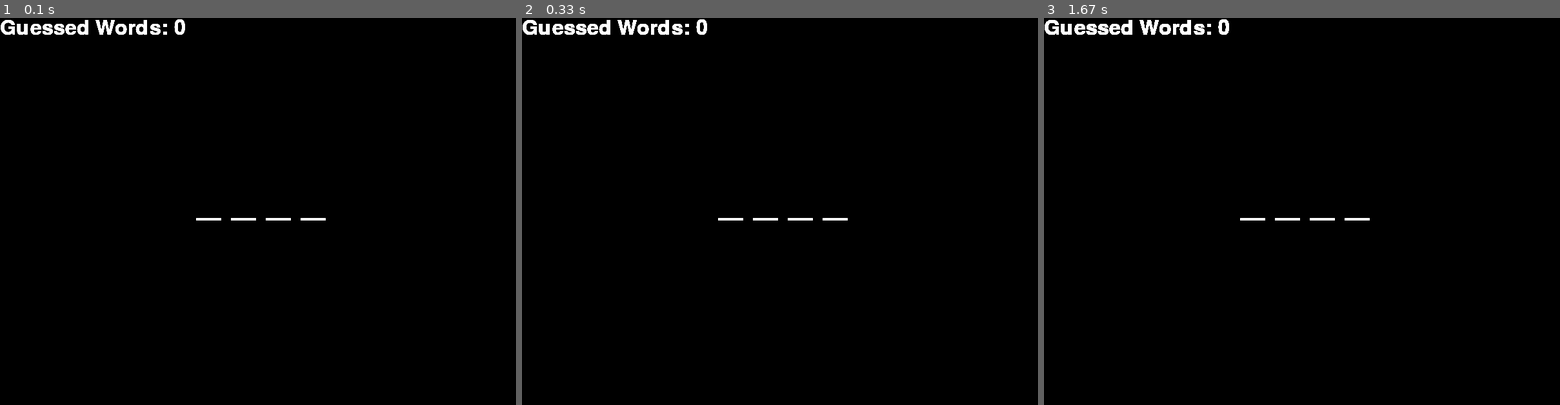
Above: before the commit, frames 1-3 (left to right).
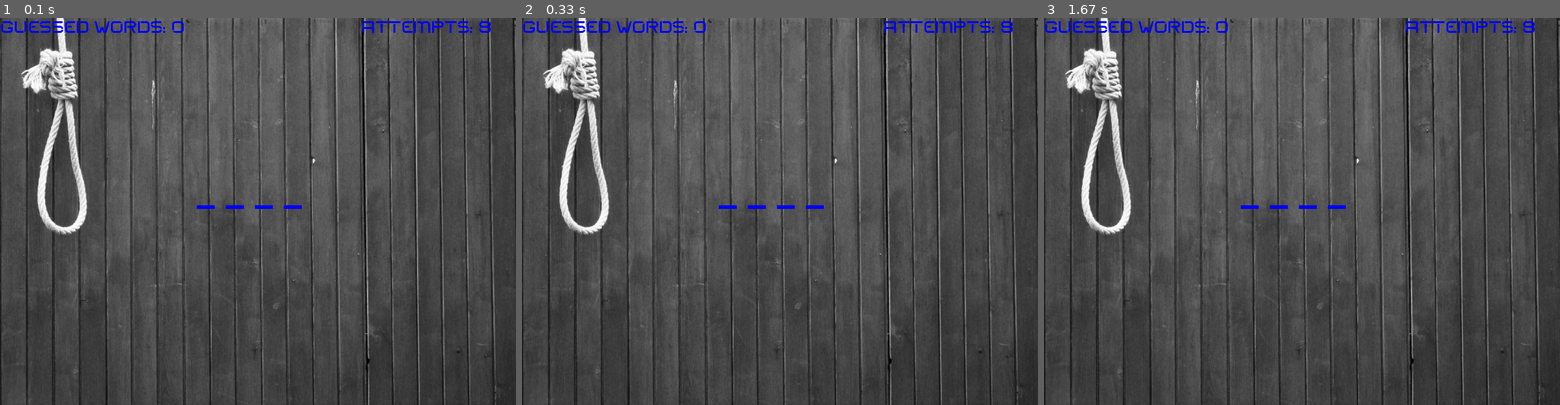
Above: after the commit, the same moments.

Repository: Rasluka/py_game_practice
Game: pygame game, started from 02_my_first_project/app.py
Same seed, same stepped clock (60 frames per second), same inputs: the game is played once before the commit and once after it.
Inputs:
- Up to frame 1 (0.1 s): no input
- Up to frame 2 (0.33 s): no input
- Up to frame 3 (1.67 s): tap Enter at 0.33 s

The runs differ from the first frame. In frame 1, 100% of the frame differs, in the area x 0-100%, y 0-100%; in frame 2, 100%; in frame 3, 100%.

Commit message:
Fith commit

Diff:
--- a/02_my_first_project/app.py
+++ b/02_my_first_project/app.py
@@ -1,9 +1,11 @@
 import pygame
+from pygame import mixer
 import useful_methods
 from game_logic import check_guess
 from game_logic import show_secret_word
 from game_logic import show_user_guess
 from game_logic import is_word_already_guessed
+import time
 
 # Initializing the game
 pygame.init()
@@ -13,10 +15,15 @@
 pygame.display.set_caption('Hangman!')
 game_icon = pygame.image.load('./img_files/hangman-game.png')
 pygame.display.set_icon(game_icon)
+background = pygame.image.load('./img_files/bg.jpg')
+
+# background sound
+mixer.music.load('./sound_files/Stephen_Foster_-_Beautiful_Dreamer.wav')
+mixer.music.play(-1)
 
 # Font
-big_font = pygame.font.Font('freesansbold.ttf', 64)
-mid_font = pygame.font.Font('freesansbold.ttf', 32)
+big_font = pygame.font.Font('./game_files/SPACE_EXPLORER.ttf', 48)
+mid_font = pygame.font.Font('./game_files/SPACE_EXPLORER.ttf', 24)
 
 is_running = True
 reset_game = False
@@ -28,45 +35,59 @@
 to_print_str = ['_' for char in secret_word]
 guessed_counter = 0
 guessed_chars = []
+remaining_attempts = len(secret_word) * 2
 
 while is_running:
 
-    if not reset_game:
-        reset_game = True
+    screen.blit(background, (0, 0))
 
     for event in pygame.event.get():
-        if event.type is pygame.QUIT:
-            is_running = False
+        if remaining_attempts > 0:
+            print(secret_word)
 
-        if event.type == pygame.KEYDOWN:
-            key_pressed = pygame.key.name(event.key)
+            if event.type is pygame.QUIT:
+                is_running = False
 
-            if key_pressed.isalpha() and len(key_pressed) == 1 and len(user_guess) == 0:
-                user_guess.append(key_pressed)
+            if event.type == pygame.KEYDOWN:
+                key_pressed = pygame.key.name(event.key)
 
-            if key_pressed == 'backspace' and len(user_guess) > 0:
-                screen.fill((0, 0, 0))
-                user_guess.pop()
+                if key_pressed.isalpha() and len(key_pressed) == 1 and len(user_guess) == 0:
+                    user_guess.append(key_pressed)
 
-            if len(user_guess) > 0 and (key_pressed == 'enter' or key_pressed == 'return'):
-                screen.fill((0, 0, 0))
-                guessed_counter = check_guess(user_guess, secret_word, to_print_str, guessed_counter, guessed_chars)
+                if key_pressed == 'backspace' and len(user_guess) > 0:
+                    user_guess.pop()
 
-            if is_word_already_guessed(secret_word, guessed_counter):
-                screen.fill((0, 0, 0))
+                if len(user_guess) > 0 and (key_pressed == 'enter' or key_pressed == 'return'):
+                    screen.fill((0, 0, 0))
+                    guessed_counter, remaining_attempts = check_guess(user_guess, secret_word, to_print_str,
+                                                                      guessed_counter, guessed_chars,
+                                                                      remaining_attempts)
 
-                # game_over_location = (376, 450)
-                # game_over_to_screen = font.render('GAME OVER', True, (255, 255, 255))
-                # screen.blit(game_over_to_screen, game_over_location)
+                if is_word_already_guessed(secret_word, guessed_counter):
+                    secret_word = useful_methods.generate_word()
+                    reset_game = False
+                    user_guess = []
+                    to_print_str = ['_' for char in secret_word]
+                    guessed_counter = 0
+                    guessed_chars = []
+                    score += 1
+                    remaining_attempts = len(secret_word) * 2
 
-                reset_game = False
-                user_guess = []
-                to_print_str = ['_' for char in secret_word]
-                guessed_counter = 0
-                guessed_chars = []
-                score += 1
+                if remaining_attempts == 0:
+                    game_over_sound = mixer.Sound('./sound_files/game_over.wav')
+                    game_over_sound.play()
+                    game_over_to_screen = big_font.render('GAME OVER', True, (255, 255, 255))
+                    screen.blit(game_over_to_screen, (200, 250))
 
-    show_secret_word(screen, big_font, secret_word, to_print_str)
-    show_user_guess(screen, user_guess, mid_font)
+                    is_running = False
+
+    if remaining_attempts > 0:
+        show_secret_word(screen, big_font, secret_word, to_print_str)
+        show_user_guess(screen, user_guess, mid_font)
+
+    useful_methods.show_remaining_attempts(screen, mid_font, remaining_attempts)
     useful_methods.show_score(screen, mid_font, score)
+
     pygame.display.update()
+    if remaining_attempts == 0:
+        time.sleep(3)
--- a/02_my_first_project/game_logic.py
+++ b/02_my_first_project/game_logic.py
@@ -8,17 +8,16 @@
         This method will render the word to the screen
     """
     secret_word_location = useful_methods.calculate_x_position(secret_word)
-    word_to_screen = font.render(' '.join(to_print_str).upper(), True, (255, 255, 255))
+    word_to_screen = font.render(' '.join(to_print_str).upper(), True, (0, 0, 255))
     scr.blit(word_to_screen, secret_word_location)
-
 
 def show_user_guess(scr, usr_input, font):
     guess_word_location = (376, 450)
-    guess_to_screen = font.render(''.join(usr_input).upper(), True, (255, 255, 255))
+    guess_to_screen = font.render(''.join(usr_input).upper(), True, (0, 255, 255))
     scr.blit(guess_to_screen, guess_word_location)
 
 
-def check_guess(usr_input, secret_word, to_print_str, guessed_counter, guessed_chars):
+def check_guess(usr_input, secret_word, to_print_str, guessed_counter, guessed_chars, remaining_attempts):
     was_found = False
 
     for i in range(len(secret_word)):
@@ -32,12 +31,13 @@
         guessed_sound = mixer.Sound('./sound_files/unlock_word.wav')
     else:
         guessed_sound = mixer.Sound('./sound_files/failed_word.wav')
+        remaining_attempts -= 1
 
     guessed_sound.play()
 
     usr_input.pop()
 
-    return guessed_counter
+    return [guessed_counter, remaining_attempts]
 
 
 def is_word_already_guessed(secret_word, guessed_counter):
--- a/02_my_first_project/test.py
+++ /dev/null
@@ -1,2 +0,0 @@
-
-import useful_methods
--- a/02_my_first_project/useful_methods.py
+++ b/02_my_first_project/useful_methods.py
@@ -21,5 +21,10 @@
 
 
 def show_score(screen, font, score):
-    score_to_screen = font.render(f'Guessed Words: {score}', True, (255, 255, 255))
+    score_to_screen = font.render(f'Guessed Words: {score}', True, (0, 0, 255))
     screen.blit(score_to_screen, (0, 0))
+
+
+def show_remaining_attempts(screen, font, remaining_attempts):
+    score_to_screen = font.render(f'Attempts: {remaining_attempts}', True, (0, 0, 255))
+    screen.blit(score_to_screen, (560, 0))
Binary file added: 02_my_first_project/game_files/SPACE_EXPLORER.ttf
Binary file added: 02_my_first_project/img_files/bg.jpg
Not shown, added: 02_my_first_project/sound_files/Stephen_Foster_-_Beautiful_Dreamer.wav
